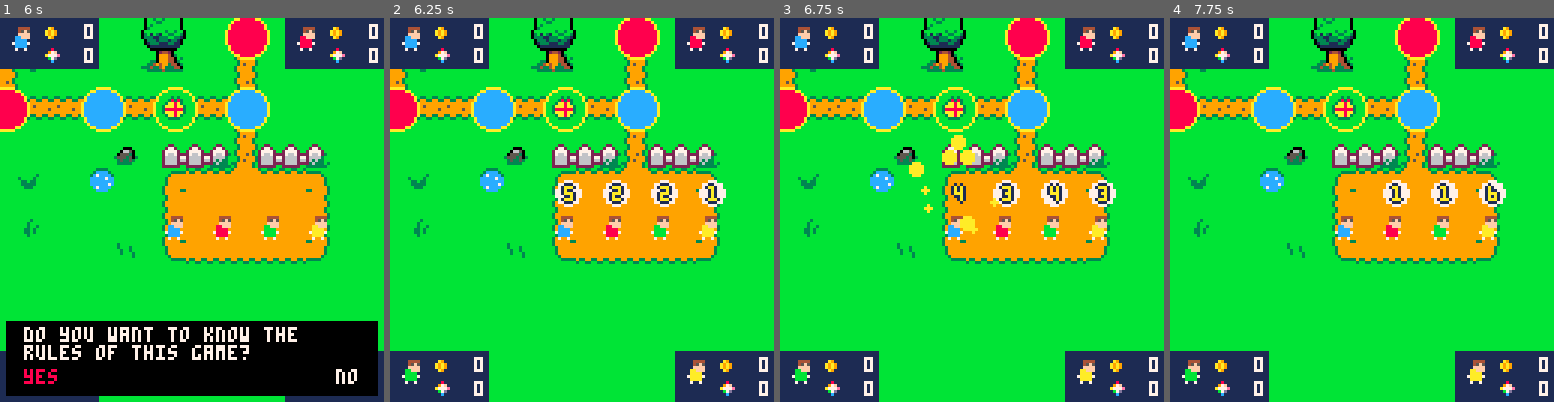
Above: before the commit, frames 1-4 (left to right).
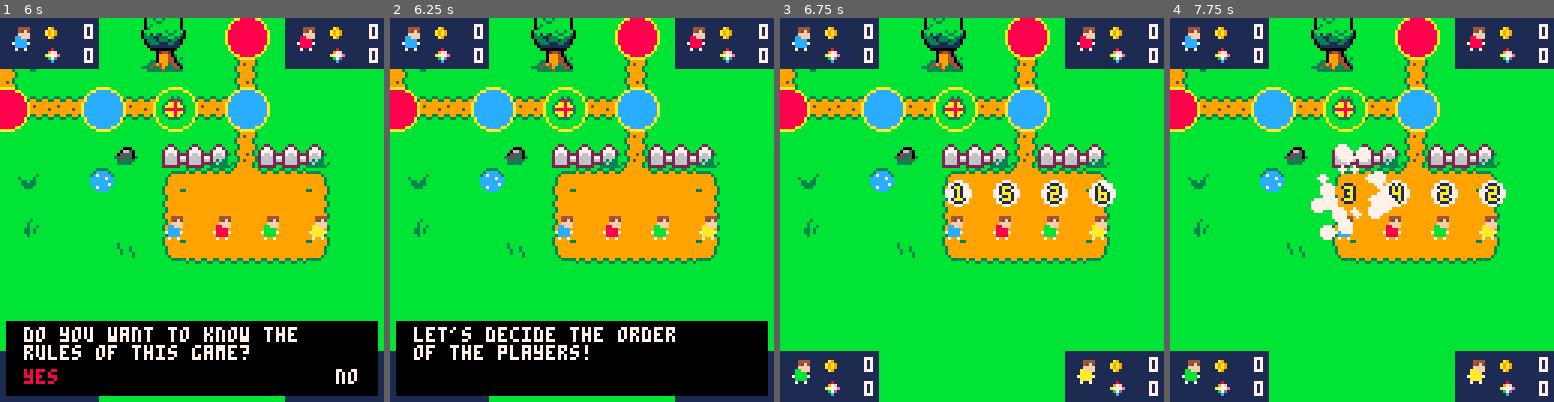
Above: after the commit, the same moments.

Repository: FIXMESTEVE/pico8_fiesta_party
Game: PICO-8 cartridge refactor/base.p8
Same seed, same stepped clock (60 frames per second), same inputs: the game is played once before the commit and once after it.
Inputs:
- Up to frame 1 (6 s): tap X (X key) at 0.33, 1.07, 1.85, 2.97, 4.08, 5.2 s; tap O (Z key) at 0.7, 1.7, 2.1, 2.5, 2.9, 3.3, 3.7, 4.1, 4.5, 4.9, 5.3, 5.7 s; hold Right 1.6-2.1 s; hold Up 2.15-2.42 s; hold Right 2.47-3.03 s; hold Left 3.08-3.58 s; hold Down 3.63-3.97 s; hold Right 4.02-4.68 s; hold Up 4.73-5.03 s; hold Left 5.08-5.68 s; hold Down from 5.73 s (still down)
- Up to frame 2 (6.25 s): release Down at 6.03 s; hold Right from 6.08 s (still down); tap O (Z key) at 6.1 s
- Up to frame 3 (6.75 s): tap X (X key) at 6.32 s; tap O (Z key) at 6.5 s; release Right at 6.58 s; hold Right from 6.63 s (still down)
- Up to frame 4 (7.75 s): tap O (Z key) at 6.9, 7.3, 7.7 s; release Right at 7.13 s; hold Up 7.18-7.45 s; tap X (X key) at 7.43 s; hold Right from 7.5 s (still down)

Frame 1 is identical in both runs. In frame 2, 20% of the frame differs, in the area x 1-99%, y 42-99%; in frame 3, 1.3%; in frame 4, 2.0%.

Commit message:
added intro_disc_part2

Diff:
--- a/refactor/base.p8
+++ b/refactor/base.p8
@@ -25,6 +25,7 @@
 
 --discussions
 #include discussions/intro_disc.lua
+#include discussions/intro_disc_part2.lua
 
 --objects
 #include objects/player.lua
--- a/refactor/discussions/intro_disc.lua
+++ b/refactor/discussions/intro_disc.lua
@@ -9,8 +9,8 @@
     local line1={line="welcome to pico-8 fiesta party!",options=nil,callback=nil}
     local line2={line="do you want to know the rules of this game?",options=yesno,callback=function(option)
         if(option==2)then
-            intro_cut:spawndices()
-            intro_cut.state=2
+            intro_disc_part2:build()
+            intro_disc_part2:queue()
         end
     end}
     add(self.lines,line1)
@@ -23,7 +23,6 @@
     if(self.isqueued)return
 
     for i=1,#self.lines do
-        -- dtb_disp(self.lines[i].line,self.lines[i].callback)
         my_dtb_disp(self.lines[i])
     end
 
--- /dev/null
+++ b/refactor/discussions/intro_disc_part2.lua
@@ -0,0 +1,25 @@
+intro_disc_part2={}
+intro_disc_part2.lines={}
+intro_disc_part2.isbuilt=false
+intro_disc_part2.isqueued=false
+
+function intro_disc_part2:build()
+    if(self.isbuilt)return
+    local line1={line="let's decide the order of the players!",options=nil,callback=function(option)
+        intro_cut:spawndices()
+        intro_cut.state=2
+    end}
+    add(self.lines,line1)
+
+    intro_disc_part2.isbuilt=true
+end
+
+function intro_disc_part2:queue()
+    if(self.isqueued)return
+
+    for i=1,#self.lines do
+        my_dtb_disp(self.lines[i])
+    end
+
+    self.isqueued=true
+end
